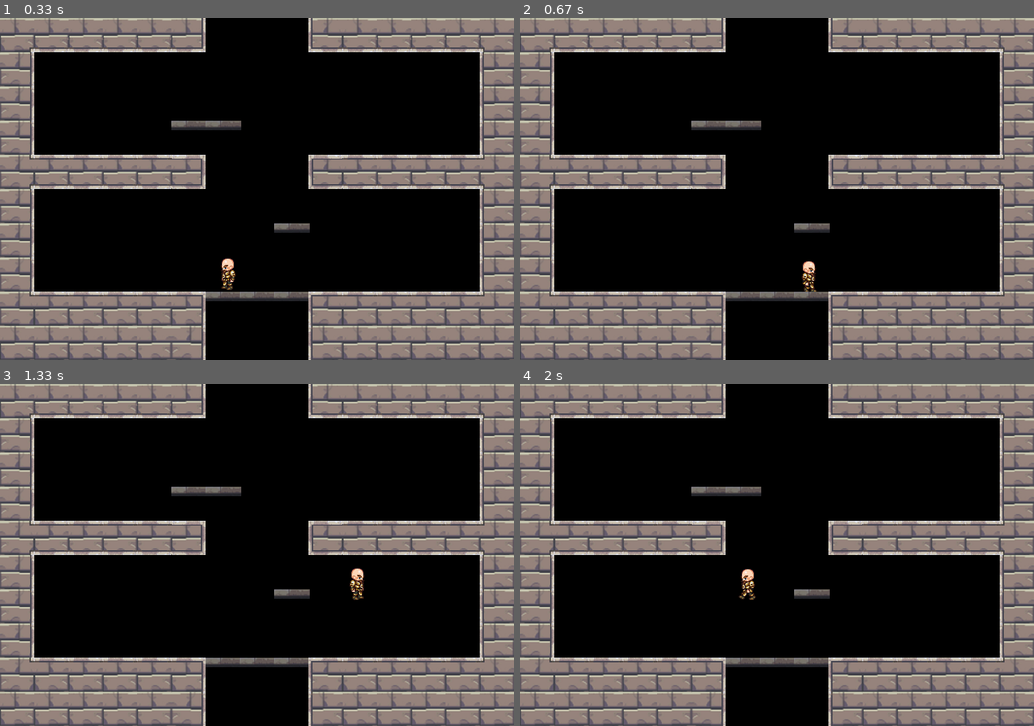
Above: before the commit, frames 1-4 (two rows, left to right).
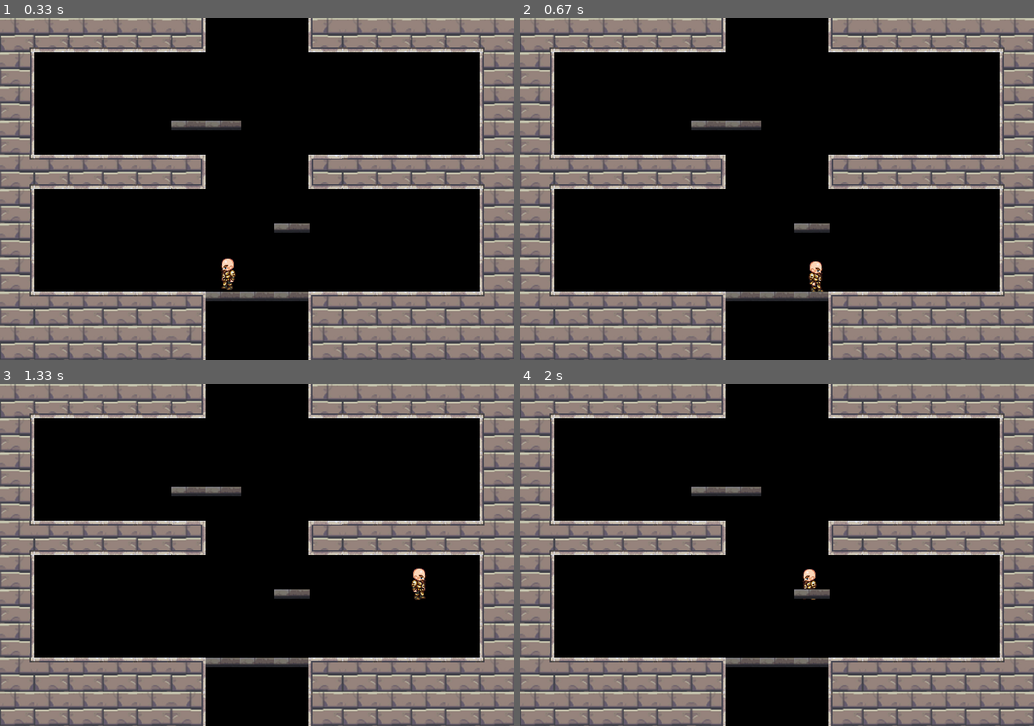
Above: after the commit, the same moments.

Repository: MFTI-summer/ROGUE-LEGACY
Game: pygame game, started from Main Project/Testing.py
The game is run twice, just before and just after one commit, with the same random seed, the same clock (stepped at 60 frames per second) and the same inputs.
Inputs:
- Up to frame 1 (0.33 s): no input
- Up to frame 2 (0.67 s): hold D from 0.33 s (still down)
- Up to frame 3 (1.33 s): release D at 0.8 s; hold D 0.83-1.3 s; tap Space at 0.9, 1.2 s
- Up to frame 4 (2 s): hold A 1.33-1.87 s; tap Space at 1.4, 1.7, 1.97 s; hold A from 1.9 s (still down)

Frame 1 is identical in both runs. In frame 2, 0.3% of the frame differs, in the area x 54-60%, y 71-80%; in frame 3, 0.4%, in the area x 68-83%, y 53-64%; in frame 4, 0.4%.

Commit message:
Update Hero.py

Diff:
--- a/Main Project/Hero.py
+++ b/Main Project/Hero.py
@@ -56,17 +56,31 @@
             self.current_speed['x'] = self.move_speed['x'] * (-1)
             self.facing = 0
             self.walk_state += 1 / 3
+
+
         elif keys[pg.K_d]:
             self.current_speed['x'] = self.move_speed['x']
             self.facing = 1
             self.walk_state += 1 / 3
+
         else:
             self.current_speed['x'] = 0
             self.walk_state = 1
-        self.check_jump(keys)  # Проверяем состояние прыжка
+
+        self.check_gravity(keys)  # Проверяем состояние прыжка
+
+        if self.collided():
+            walls = pg.sprite.spritecollide(self, self.level.walls, dokill=False)
+            for wall in walls:
+                if self.rect.left <= wall.rect.right or self.rect.right >= wall.rect.left:
+                    print(self.rect.bottom, ',', wall.rect.top, ';', self.rect.top, ',', wall.rect.bottom)
+                    if (wall.rect.bottom - 5 >= self.rect.top > wall.rect.top) or (
+                            wall.rect.top + 5 <= self.rect.bottom < wall.rect.bottom):
+                        self.current_speed['x'] = 0
+
         self.rect.x += self.current_speed['x']
 
-    def check_jump(self, keys):
+    def check_gravity(self, keys):
         """
         Вообще путь должен считать довольно простенько, принимая фиксированную скрость падения,
         чтобы всем было легко понять это движение, но я немного убитый, поэтому вот.
@@ -92,34 +106,28 @@
             if self.current_speed['y'] <= -300:  # из-за сопротивления воздуха человек не может падать быстрее
                 self.current_speed['y'] = -300  # выставляем максимальную допустимую скорость падения
 
-            collide_check = self.check_collision()
+            check_collide = self.collided()
 
-            if collide_check[0]:
+            if check_collide:
+                if self.current_speed['y'] < 0:  # Если падаем
+                    platforms = pg.sprite.spritecollide(self, self.level.platforms, dokill=False)
+                    floor = pg.sprite.spritecollide(self, self.level.floor, dokill=False)
+                    for platform in platforms:
+                        # print(platform)
+                        # print(platform.rect.top, self.rect.bottom)
+                        if platform.rect.top + 10 > self.rect.bottom >= platform.rect.top:
+                            self.current_speed['y'] = 0
+                            self.is_jump = False
+                            break
+                    for floor_tile in floor:
+                        if floor_tile.rect.top < self.rect.bottom < floor_tile.rect.top + 10:
+                            self.current_speed['y'] = 0
+                            self.is_jump = False
                 if self.current_speed['y'] > 0:
-                    index = self.rect.collidelist(self.level.celling.sprites())
-                    if index != -1:
-                        self.current_speed['y'] = 0
-
-                if self.current_speed['y'] < 0:
-                    platform_index = self.rect.collidelist(self.level.platforms.sprites())
-                    platform_rect = self.level.platforms.sprites()[platform_index].rect
-                    floor_index = self.rect.collidelist(self.level.floor.sprites())
-                    floor_rect = self.level.floor.sprites()[floor_index].rect
-                    if platform_index != -1 and platform_rect.top <= self.rect.bottom < platform_rect.bottom:
-                        self.current_speed['y'] = 0
-                        # self.rect.y -= self.rect.bottom - floor_rect.top
-                        self.is_jump = False
-                    if floor_index != -1 and floor_rect.top - 1 <= self.rect.bottom < floor_rect.top + 10:
-                        self.current_speed['y'] = 0
-                        self.is_jump = False
-
-                if self.current_speed['x'] != 0:
-                    wall_index = self.rect.collidelist(self.level.walls.sprites())
-                    wall_rect = self.level.walls.sprites()[wall_index].rect
-                    if wall_index != -1:
-                        if self.rect.x <= wall_rect.right or self.rect.right >= wall_rect.left:
-                            self.current_speed['x'] = 0
-
+                    celling = pg.sprite.spritecollide(self, self.level.celling, dokill=False)
+                    for celling_tile in celling:
+                        if self.rect.top <= celling_tile.rect.bottom:
+                            self.current_speed['y'] = 0
 
             # if self.current_speed['y'] < 0 and collide_check[0]:
             #     self.current_speed['y'] = 0
@@ -134,13 +142,13 @@
     def set_level(self, level: pg.sprite.Group):
         self.level = level
 
-    def check_collision(self):
+    def collided(self):
         """
         Втолкнулся ли герой с тайлом уровня
         :return: массив из булева значения и индекса объекта, с которым произошло столкновение
         """
         index = self.rect.collidelist(self.level.level.sprites())
-        return [index != -1, index]
+        return index != -1
 
 
 def main():
